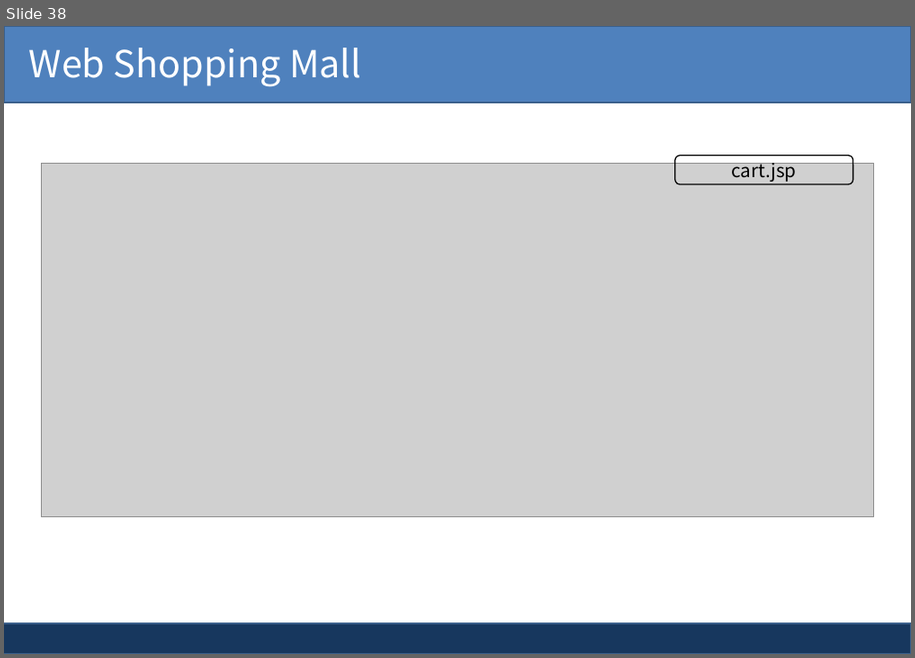
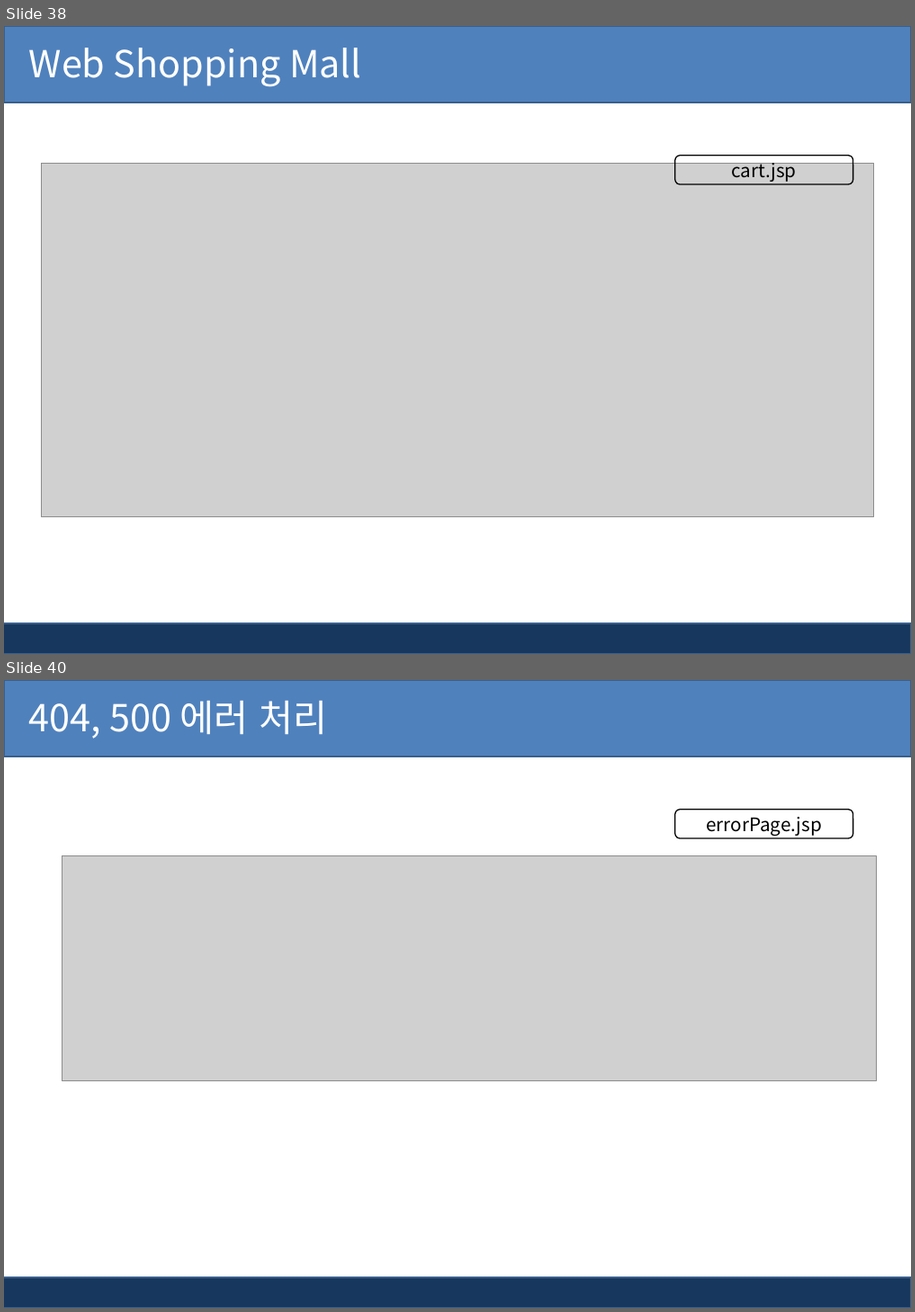
Before and after one commit to kiyongee2/green_project_web, a slide deck: jsp_ppt/WebMarket_상품.pptx. Shown one above the other, each under a label of ours: slide 38 before the commit, slides 38 and 40 after it; the slides between them are not shown. The pictures are 915x658 and 915x1312 pixels, drawn with LibreOffice and Linux fonts; fonts in the diff are those of the drawing; grey boxes stand for pictures; background and template pictures are left out. Boxes give left, top, right and bottom in pixels: in the first picture for what was removed or moved away, otherwise in the second. Text is boxed around its words. In the diff, an @@ line names an element or a change of style, - is before the commit and + after.

```diff
--- a/jsp_ppt/WebMarket_상품.pptx
+++ b/jsp_ppt/WebMarket_상품.pptx
@@ slide 40 added at bbox=[4, 680, 911, 1308], background #FFFFFF; not listed: 2 template elements that a slide beside it also shows @@
@@ text added at bbox=[29, 701, 327, 738], 32 pt, text #FFFFFF @@
+404, 500 에러 처리
@@ rounded rectangle added at bbox=[675, 810, 854, 839], outline #000000 1 pt, 16 pt, text #000000 @@
+errorPage.jsp
@@ picture added at bbox=[62, 856, 877, 1081] @@
```
Also in this commit, not shown: 2 other slides added, 3 other files.
